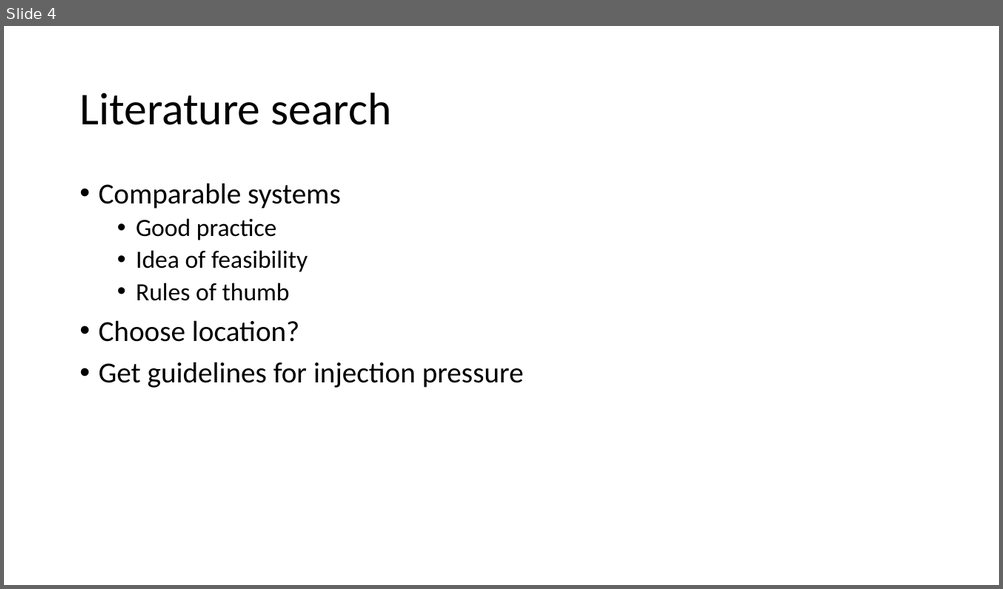
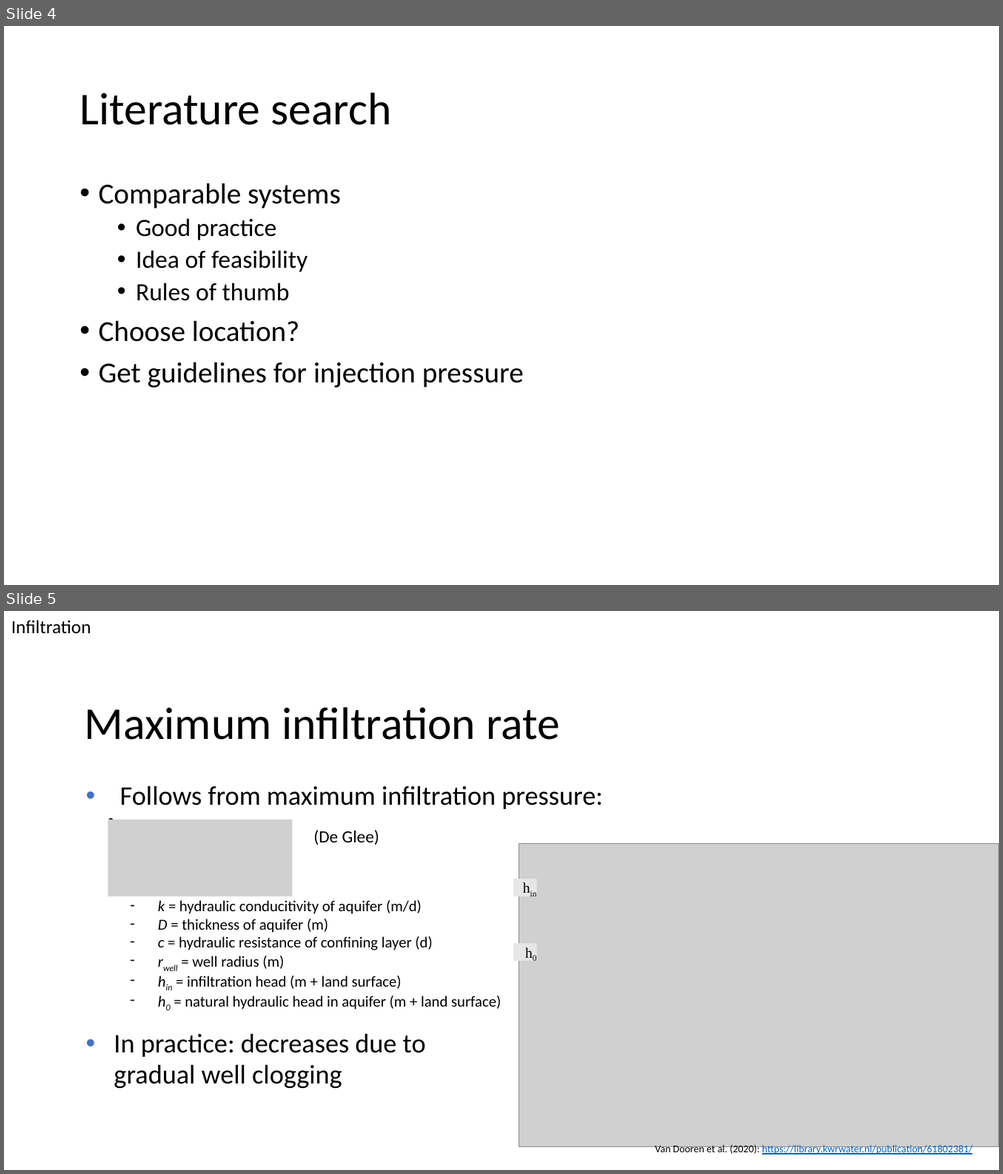
Before and after one commit to Daafip/design-ASR-CEGM2006, a slide deck: Workplan for project/schets situatie.pptx. Shown one above the other, each under a label of ours: slide 4 before the commit, slides 4 and 5 after it. The pictures are 1003x589 and 1003x1174 pixels, drawn with LibreOffice and Linux fonts; fonts in the diff are those of the drawing; grey boxes stand for pictures. Boxes give left, top, right and bottom in pixels: in the first picture for what was removed or moved away, otherwise in the second. Text is boxed around its words. In the diff, an @@ line names an element or a change of style, - is before the commit and + after.

```diff
--- a/Workplan for project/schets situatie.pptx
+++ b/Workplan for project/schets situatie.pptx
@@ slide 5 added at (4, 611, 999, 1170), background #FFFFFF @@
@@ text added at (11, 620, 91, 634), 18 pt, text #000000 @@
+Infiltration
@@ title added at (85, 707, 560, 740), 44 pt, text #000000 @@
+Maximum infiltration rate
@@ text added at (114, 786, 603, 1089), 14.8 pt, text #000000 @@
+• Follows from maximum infiltration pressure:
+          • (De Glee)
+      – k = hydraulic conducitivity of aquifer (m/d)
+      – D = thickness of aquifer (m)
+      – c = hydraulic resistance of confining layer (d)
+      – rwell = well radius (m)
+      – hin = infiltration head (m + land surface)
+      – h0 = natural hydraulic head in aquifer (m + land surface)
+• In practice: decreases due to
+  gradual well clogging
@@ picture added at (108, 820, 292, 897) @@
@@ picture added at (519, 844, 999, 1147) @@
@@ rectangle added at (513, 879, 536, 897), fill #E7E6E6, 14 pt, text #000000 @@
+hin
@@ rectangle added at (513, 944, 536, 962), fill #E7E6E6, 14 pt, text #000000 @@
+h0
@@ text added at (654, 1145, 973, 1156), 10 pt, text #0563C1, underline @@
+Van Dooren et al. (2020): https://library.kwrwater.nl/publication/61802381/
@@ page number added at (916, 1147, 922, 1153), 12 pt, text #8C8C8C @@
+5
```
Also in this commit, not shown: 2 other slides added.
